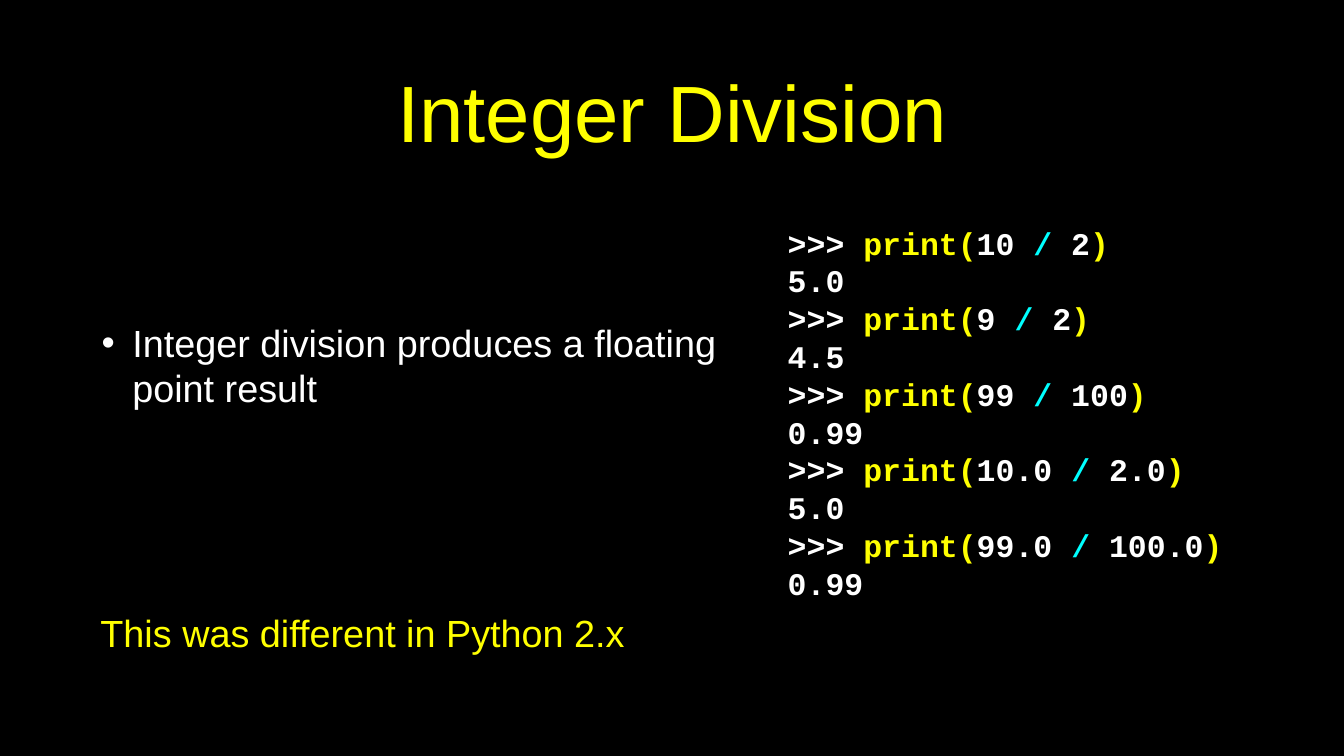
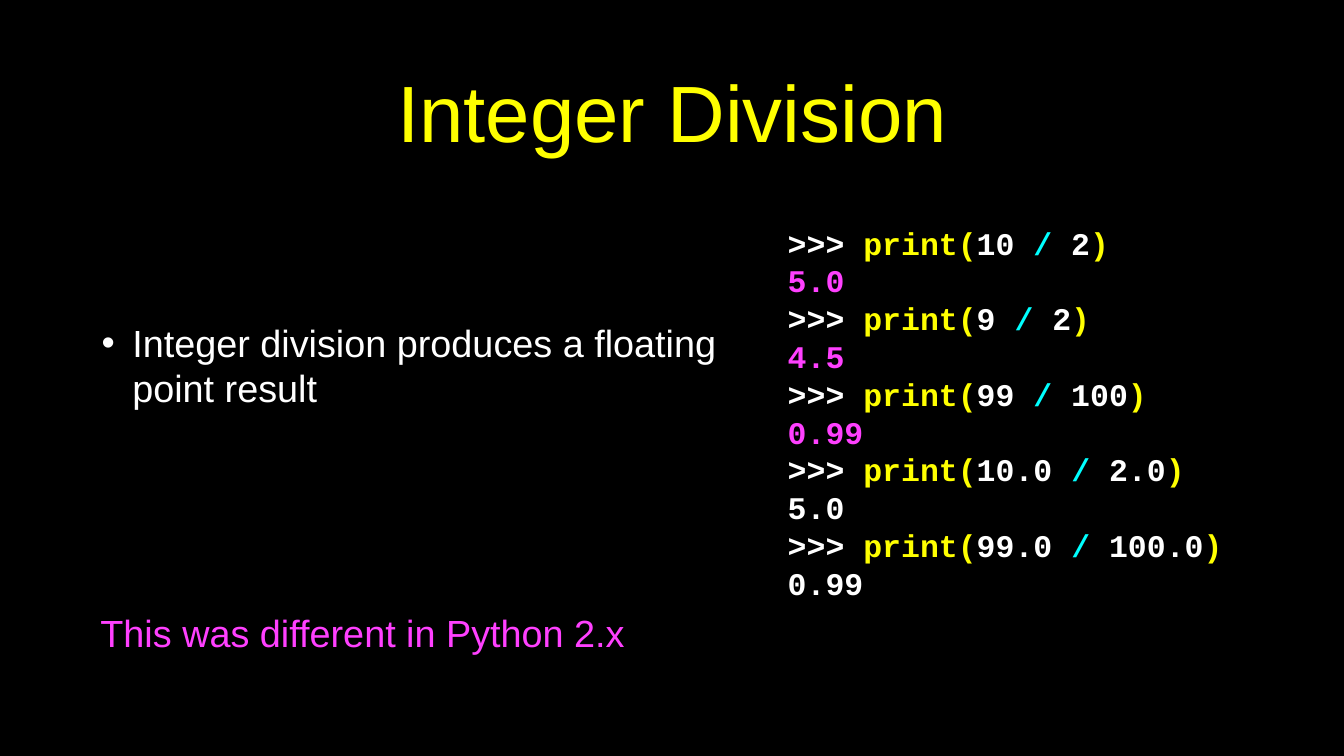
Before and after one commit to csev/py4e, a slide deck: slide 26 of lectures3/Pythonlearn-02-Expressions.pptx. Drawn at 1344x756 pixels with LibreOffice and Linux fonts; fonts in the diff are those of the drawing. Boxes give left, top, right and bottom in pixels: in the first picture for what was removed or moved away, otherwise in the second. Text is boxed around its words. In the diff, an @@ line names an element or a change of style, - is before the commit and + after.

```diff
--- a/lectures3/Pythonlearn-02-Expressions.pptx
+++ b/lectures3/Pythonlearn-02-Expressions.pptx
@@ text at bbox=[788, 271, 864, 445]: text colour #FFFFFF to #FF40FF in "5.0", "4.5", "0.99" @@
@@ text "This was different in Python ..." at bbox=[100, 619, 624, 654]: text colour #FFFF00 to #FF40FF @@
```
Also in this commit, not shown: 6 other slides changed, 1 other file.
